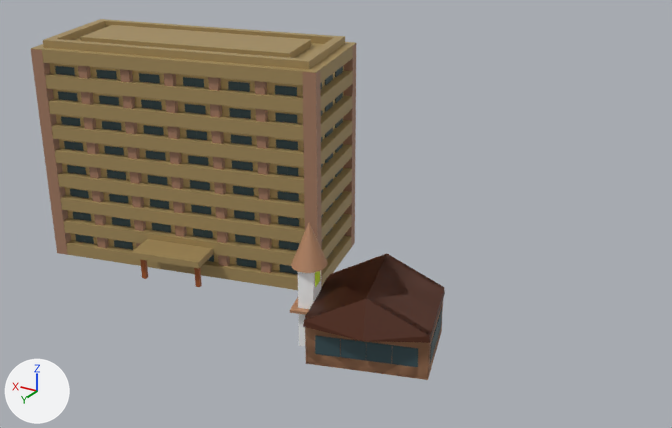
Two versions of the Blender file build3.blend, one commit apart.
Before and after are seen from a 50 mm lens placed at (-7.65, 8.77, 5.71), pointed at (-2.29, -0.17, 1.24). The lights are fixed; the arrows at lower left show +X, +Y and +Z.

Objects in the first picture: '立方体', '立方体.002', '立方体.003', '立方体.005', '立方体.006', '立方体.007', '立方体.008', '立方体.010', '立方体.011', '立方体.012', '立方体.013', '立方体.014'.
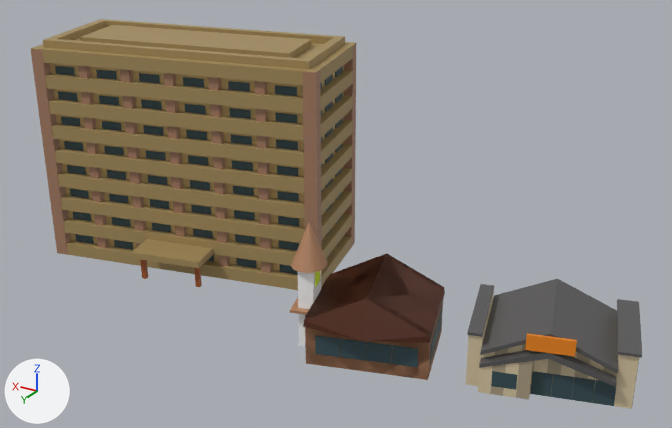
Changed parts and their boxes (x1, y1, x2, y2) in the pictures (672 x 428 px):
'立方体.019', added
    after: (465, 279, 642, 409)
    faces in mat_マテリアル_025 (dark grey #595858): (468, 279, 642, 387)
    faces in mat_マテリアル_024 (beige #d9c8a5): (465, 291, 639, 409)
    faces in mat_マテリアル_026 (beige #d9c8a5): (481, 345, 604, 404)
    faces in mat_マテリアル_027 (beige #ac9e83): (494, 344, 617, 395)
'立方体.021', added (cyan)
    after: (531, 371, 617, 406)
'立方体.020', added (beige)
    after: (478, 361, 533, 400)
    faces in mat_マテリアル_029 (beige #ac9e83): (490, 361, 533, 400)
    faces in mat_マテリアル_028 (beige #d9c8a5): (478, 363, 519, 398)
'立方体.026', added (orange)
    after: (525, 333, 577, 357)
'立方体.024', added
    after: (491, 371, 517, 390)

Diff of the bpy script that builds the scene:
```diff
--- a/build3.blend.py
+++ b/build3.blend.py
@@ ob_立方体_026 @@
+ob_立方体_026 = bpy.data.objects.new('立方体.026', me_立方体_026)  # a box spanning x -0.694..0.694, y -0.027..0.027, z -0.134..0.134; in mat_マテリアル_035 (orange #f08717)
+ob_立方体_026.location = (-5.33, 0.69, 0.78)
+ob_立方体_026.rotation_euler = (0.0, 0.0, 0.276)  # degrees (0, 0, 16)
+ob_立方体_026.scale = (0.354, 0.511, 0.66)
@@ ob_立方体_024 @@
+ob_立方体_024 = bpy.data.objects.new('立方体.024', me_立方体_024)  # a box spanning x -0.272..0.272, y -0.049..0.049, z -0.18..0.18; in mat_マテリアル_033 (dark cyan #374f55)
+ob_立方体_024.location = (-4.91, 0.79, 0.29)
+ob_立方体_024.rotation_euler = (0.0, 0.0, 0.276)  # degrees (0, 0, 16)
+ob_立方体_024.scale = (0.471, 0.238, 0.5)
@@ ob_立方体_023 @@
+ob_立方体_023 = bpy.data.objects.new('立方体.023', me_立方体_023)  # a box spanning x -0.4..0.4, y -0.03..0.03, z -0.39..0.39; a box spanning x -1.22..-0.42, y -0.03..0.03, z -0.39..0.39; in mat_マテリアル_032 (dark cyan #374f55)
+ob_立方体_023.location = (-6.08, 0.21, 0.41)
+ob_立方体_023.rotation_euler = (0.0, 0.0, 1.846)  # degrees (0, 0, 106)
+ob_立方体_023.scale = (0.328, 0.771, 0.804)
@@ ob_立方体_021 @@
+ob_立方体_021 = bpy.data.objects.new('立方体.021', me_立方体_021)  # a box spanning x -0.4..0.4, y -0.03..0.03, z -0.39..0.39; a box spanning x -1.22..-0.42, y -0.03..0.03, z -0.39..0.39; a box spanning x -2.03..-1.23, y -0.03..0.03, z -0.39..0.39; a box spanning x -2.85..-2.05, y -0.03..0.03, z -0.39..0.39; in mat_マテリアル_030 (dark cyan #374f55)
+ob_立方体_021.location = (-5.25, 0.58, 0.24)
+ob_立方体_021.rotation_euler = (0.0, 0.0, 0.276)  # degrees (0, 0, 16)
+ob_立方体_021.scale = (0.26, 0.771, 0.356)
@@ ob_立方体_020 @@
+ob_立方体_020 = bpy.data.objects.new('立方体.020', me_立方体_020)  # 29 vertices, 21 faces; spans x -1.08..1.08, y -0.52..0.52, z -0.44..0.91; in mat_マテリアル_028 (beige #d9c8a5), mat_マテリアル_029 (beige #ac9e83)
+ob_立方体_020.location = (-4.89, 0.72, 0.26)
+ob_立方体_020.rotation_euler = (0.0, 0.0, 0.276)  # degrees (0, 0, 16)
+ob_立方体_020.scale = (0.247, 0.161, 0.376)
@@ ob_立方体_019 @@
+ob_立方体_019 = bpy.data.objects.new('立方体.019', me_立方体_019)  # 288 vertices, 204 faces, 2 loose edges; spans x -0.359..0.338, y -0.183..0.195, z -0.083..0.22; in mat_マテリアル_024 (beige #d9c8a5), mat_マテリアル_025 (dark grey #595858), mat_マテリアル_026 (beige #d9c8a5), mat_マテリアル_027 (beige #ac9e83)
+ob_立方体_019.location = (-5.14, 0.06, 0.32)
+ob_立方体_019.rotation_euler = (0.0, 0.0, 0.276)  # degrees (0, 0, 16)
+ob_立方体_019.scale = (2.5, 3.41, 2.66)
```
